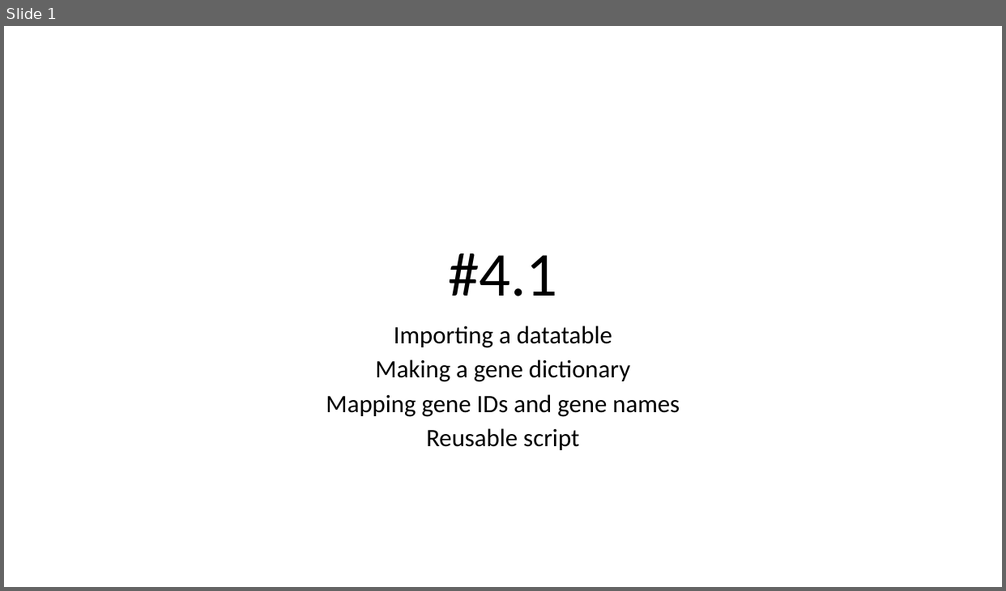
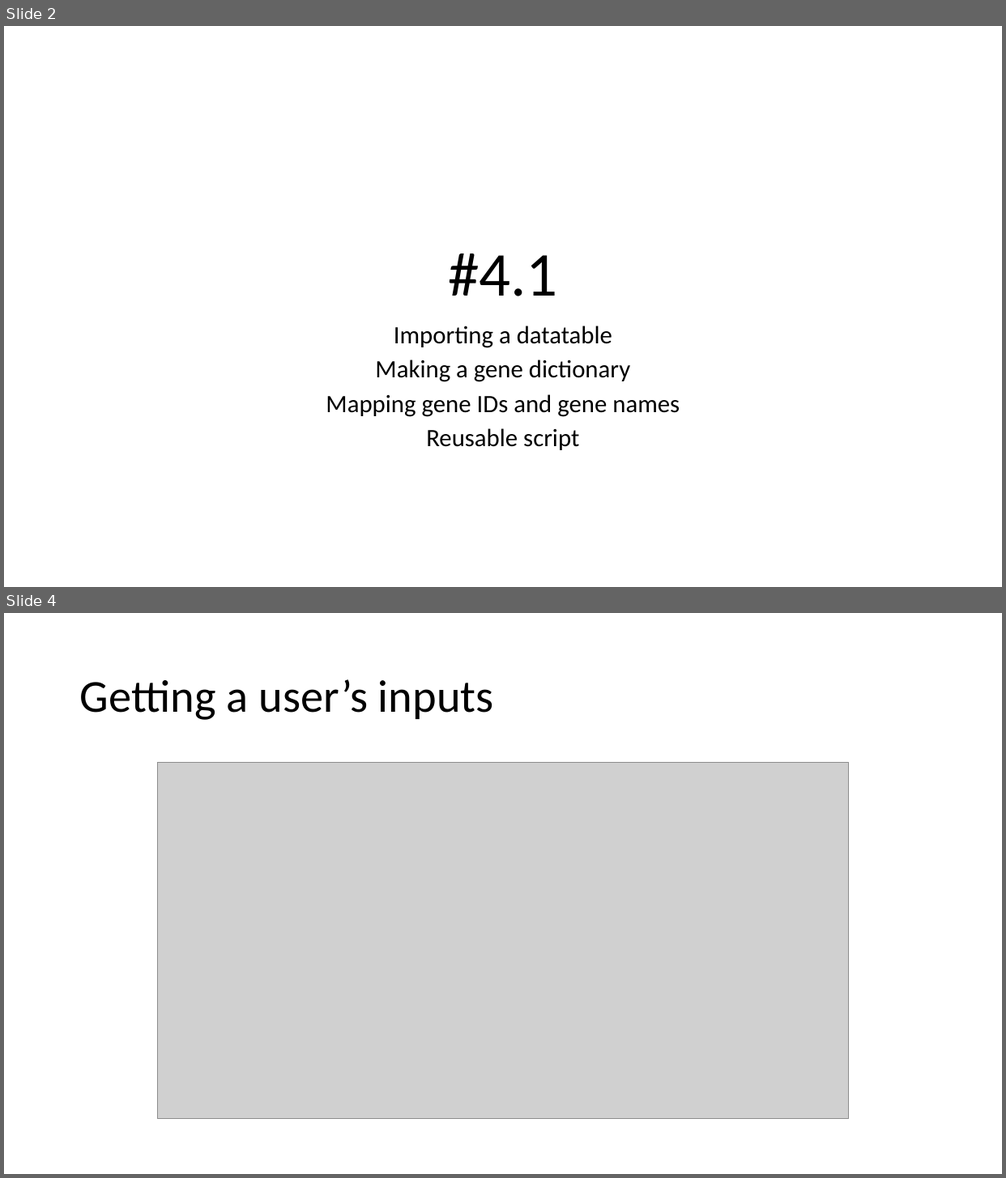
Before and after one commit to j-berg/bioinformatics-bootcamp, a slide deck: class_4_1/class_4_1.pptx. Shown one above the other, each under a label of ours: slide 1 before the commit, slides 2 and 4 after it; the slides between them are not shown. The pictures are 1006x591 and 1006x1178 pixels, drawn with LibreOffice and Linux fonts; fonts in the diff are those of the drawing; grey boxes stand for pictures. Boxes give left, top, right and bottom in pixels: in the first picture for what was removed or moved away, otherwise in the second. Text is boxed around its words. In the diff, an @@ line names an element or a change of style, - is before the commit and + after.

```diff
--- a/class_4_1/class_4_1.pptx
+++ b/class_4_1/class_4_1.pptx
@@ slide 4 added at (x1=4, y1=613, x2=1002, y2=1174), background #FFFFFF @@
@@ title added at (x1=80, y1=679, x2=494, y2=720), 44 pt, text #000000 @@
+Getting a user’s inputs
@@ picture added at (x1=157, y1=763, x2=849, y2=1119) @@
@@ what was slide 1 is now slide 2 @@
```
Also in this commit, not shown: 9 other slides added, 5 other files.
